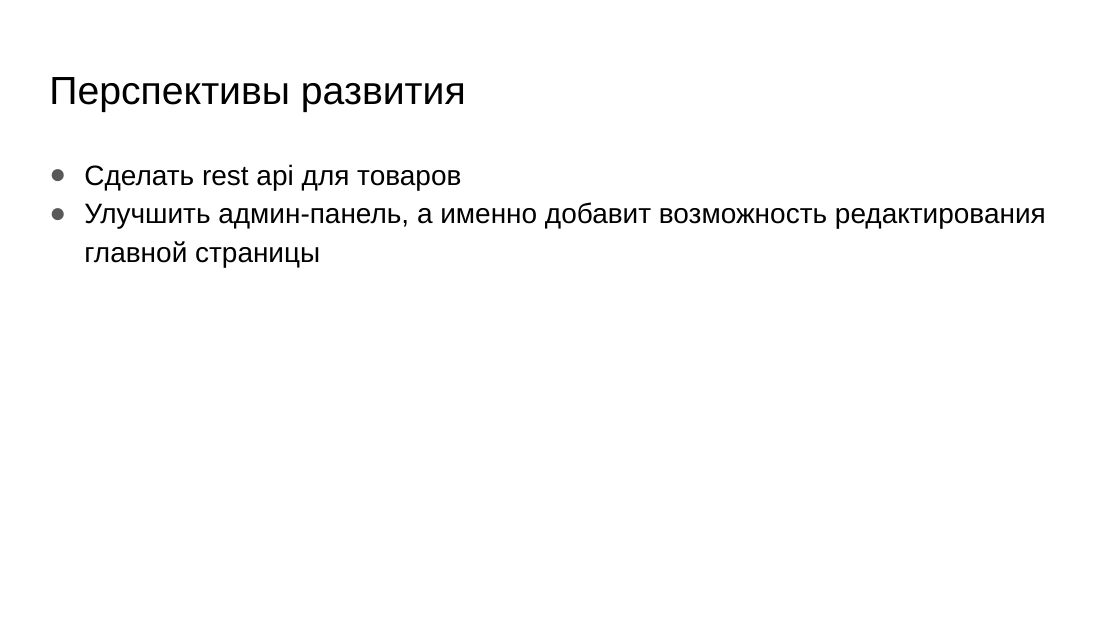
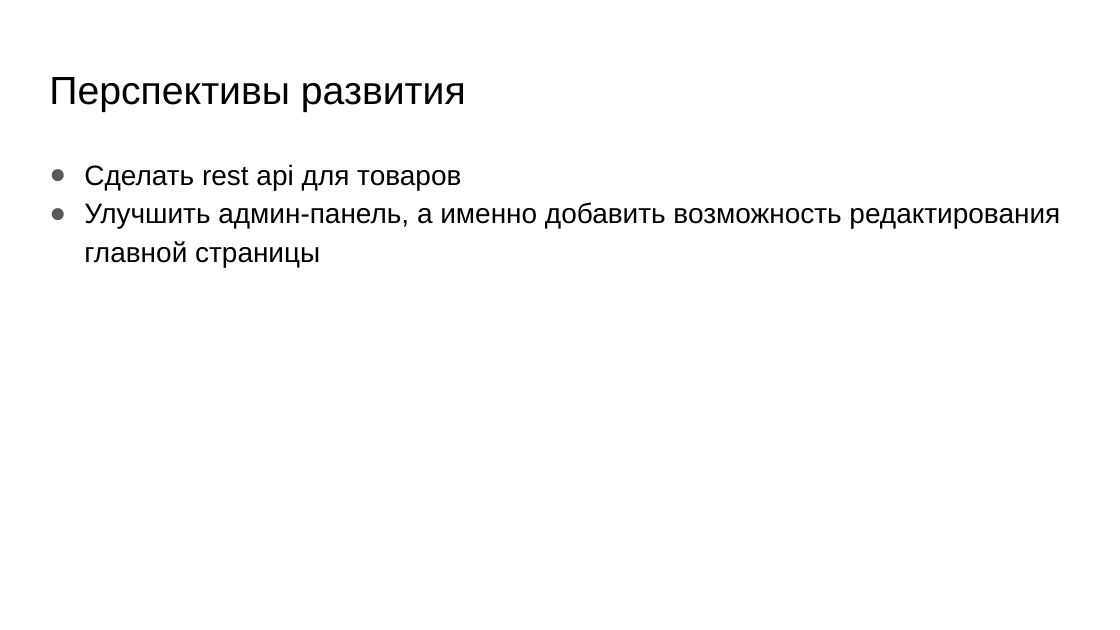
Before and after one commit to alex-kolokolov/site, a slide deck: slide 8 of pres.pptx. Drawn at 1120x630 pixels with LibreOffice and Linux fonts; fonts in the diff are those of the drawing. Boxes give left, top, right and bottom in pixels: in the first picture for what was removed or moved away, otherwise in the second. Text is boxed around its words. In the diff, an @@ line names an element or a change of style, - is before the commit and + after.

```diff
--- a/pres.pptx
+++ b/pres.pptx
@@ text at [84, 202, 1060, 267]: text changed @@
-● Улучшить админ-панель, а именно добавит возможность редактирования главной страницы
+● Улучшить админ-панель, а именно добавить возможность редактирования главной страницы
```
Also in this commit, not shown: 3 other slides changed, 3 other files.
